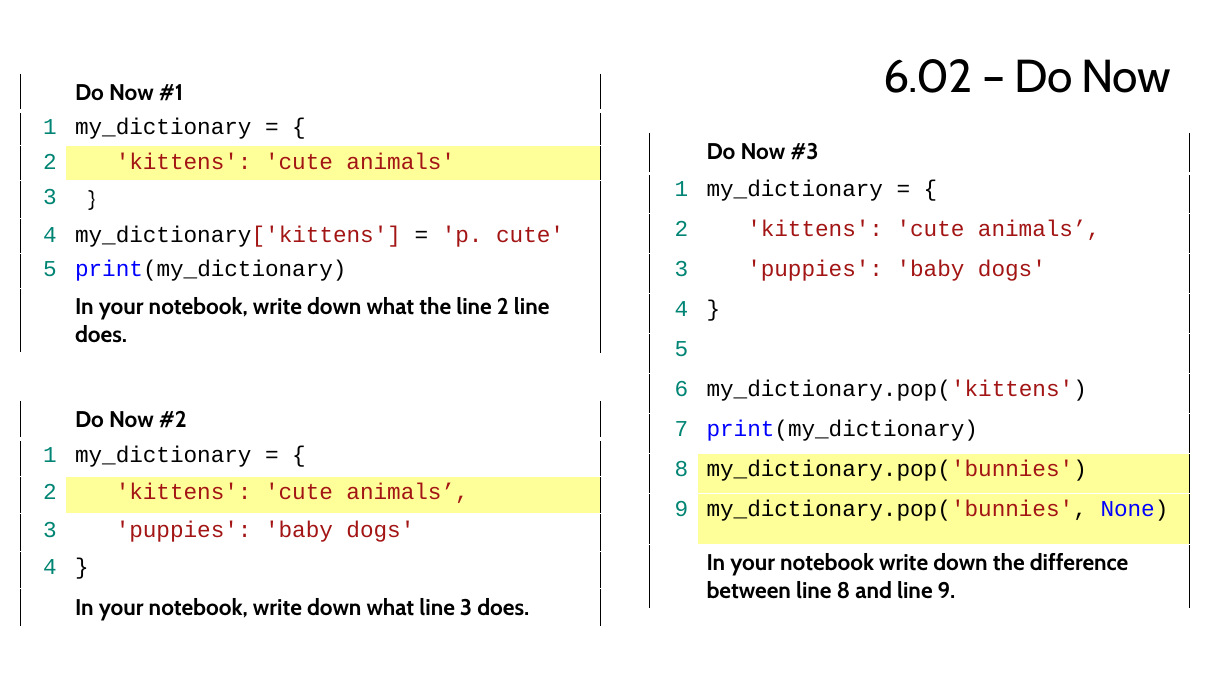
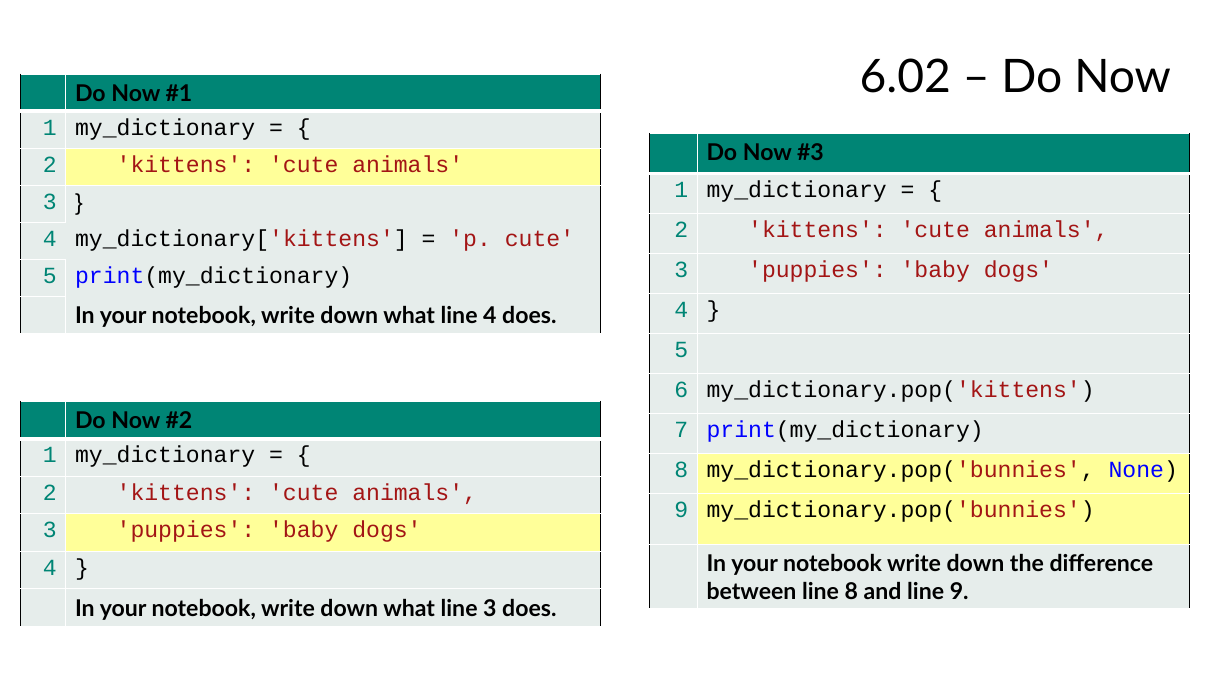
Before and after one commit to TEALSK12/2nd-semester-introduction-to-computer-science, a slide deck: slide 4 of units/6_unit/slidedecks/Intro Python 6.02 TEALS.pptx. Drawn at 1232x693 pixels with LibreOffice and Linux fonts; fonts in the diff are those of the drawing; background and template pictures are left out. Boxes give left, top, right and bottom in pixels: in the first picture for what was removed or moved away, otherwise in the second. Text is boxed around its words. In the diff, an @@ line names an element or a change of style, - is before the commit and + after.

```diff
--- a/units/6_unit/slidedecks/Intro Python 6.02 TEALS.pptx
+++ b/units/6_unit/slidedecks/Intro Python 6.02 TEALS.pptx
@@ title "6.02 – Do Now" at bbox=[860, 58, 1171, 93]: font Cabin to Lato, letter spacing -0.5 to 0 pt @@
@@ table at bbox=[20, 74, 601, 333] @@
-row 7, column 2: In your notebook, write down what the line 2 line does.
+row 7, column 2: In your notebook, write down what line 4 does.
@@ fill none to #008575 in row 1 @@
@@ fill none to #E6EDEB in 10 cells @@
@@ size 17.6 to 18 pt in "Do Now #1", "1", "my_dictionary = {", "2" and 7 more places @@
@@ font Cabin to Lato in "Do Now #1" @@
@@ font Cabin to Arial in "}" @@
@@ text colour #A31515 to #000000 in "my_dictionary['kittens']" @@
@@ table at bbox=[650, 134, 1190, 610] @@
-row 3, column 2: 'kittens': 'cute animals’,
+row 3, column 2: 'kittens': 'cute animals',
-row 9, column 2: my_dictionary.pop('bunnies')
+row 9, column 2: my_dictionary.pop('bunnies', None)
-row 10, column 2: my_dictionary.pop('bunnies', None)
+row 10, column 2: my_dictionary.pop('bunnies')
@@ fill none to #008575 in row 1 @@
@@ fill none to #E6EDEB in 17 cells @@
@@ size 17.6 to 18 pt in "Do Now #3", "1", "my_dictionary = {", "2" and 12 more places @@
@@ font Cabin to Lato in "Do Now #3", "In your notebook write down the difference ..." @@
@@ table at bbox=[20, 402, 601, 627] @@
-row 3, column 2: 'kittens': 'cute animals’,
+row 3, column 2: 'kittens': 'cute animals',
@@ fill none to #008575 in row 1 @@
@@ fill none to #E6EDEB in 7 cells @@
@@ fill #FFFF99 to #E6EDEB in row 3, column 2 @@
@@ fill none to #FFFF99 in row 4, column 2 @@
@@ size 17.6 to 18 pt in "Do Now #2", "1", "my_dictionary = {", "2" and 5 more places @@
@@ font Cabin to Lato in "Do Now #2", "In your notebook, write down what line ..." @@
```
Also in this commit, not shown: 6 other slides changed, 21 other files.
